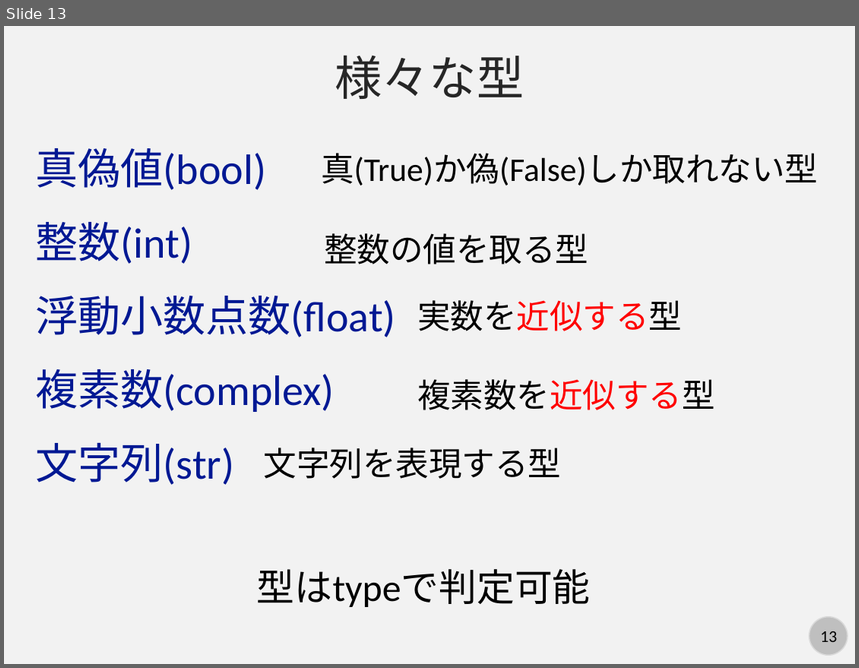
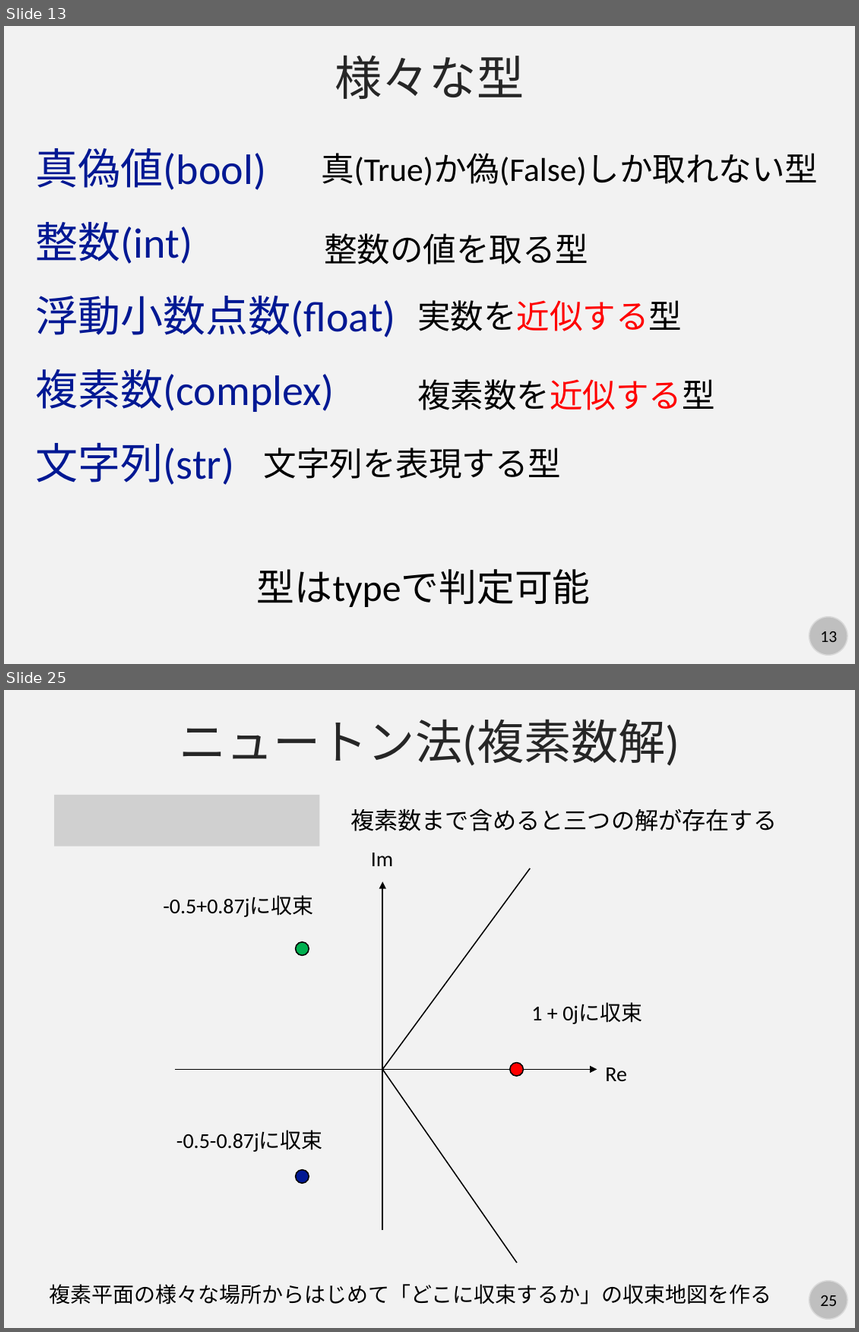
Before and after one commit to kaityo256/python_zero, a slide deck: basic/fig/slide.pptx. Shown one above the other, each under a label of ours: slide 13 before the commit, slides 13 and 25 after it; the slides between them are not shown. The pictures are 859x668 and 859x1332 pixels, drawn with LibreOffice and Linux fonts; fonts in the diff are those of the drawing; grey boxes stand for pictures. Boxes give left, top, right and bottom in pixels: in the first picture for what was removed or moved away, otherwise in the second. Text is boxed around its words. In the diff, an @@ line names an element or a change of style, - is before the commit and + after.

Commit message:
スライドの途中まで

```diff
--- a/basic/fig/slide.pptx
+++ b/basic/fig/slide.pptx
@@ slide 25 added at [4,690,855,1328], background #F2F2F2; not listed: 2 template elements that a slide beside it also shows @@
@@ text added at [179,719,680,766], 40 pt, text #262626 @@
+ニュートン法(複素数解)
@@ picture added at [54,795,320,847] @@
@@ text added at [351,809,777,831], 20 pt, text #000000 @@
+複素数まで含めると三つの解が存在する
@@ text added at [371,853,393,866], 18 pt, text #000000 @@
+Im
@@ line added from (382, 1070) to (530, 869), #000000 1 pt @@
@@ arrow added from (382, 1230) to (382, 882), #000000 1 pt @@
@@ text added at [163,896,313,917], 18 pt, text #000000 @@
+-0.5+0.87jに収束
@@ ellipse added at [296,942,310,955], fill #00B050, outline #000000 1 pt @@
@@ text added at [531,1003,642,1024], 18 pt, text #000000 @@
+1 + 0jに収束
@@ arrow added from (175, 1070) to (598, 1070), #000000 1 pt @@
@@ line added from (382, 1070) to (517, 1263), #000000 1 pt @@
@@ ellipse added at [509,1063,523,1076], fill #FF0000, outline #000000 1 pt @@
@@ text added at [605,1068,627,1081], 18 pt, text #000000 @@
+Re
@@ text added at [177,1131,323,1152], 18 pt, text #000000 @@
+-0.5-0.87jに収束
@@ ellipse added at [296,1170,310,1184], fill #011893, outline #000000 1 pt @@
@@ text added at [49,1284,772,1305], 18 pt, text #000000 @@
+複素平面の様々な場所からはじめて「どこに収束するか」の収束地図を作る
```
Also in this commit, not shown: 5 slides changed, 6 other slides added, 2 other files.
